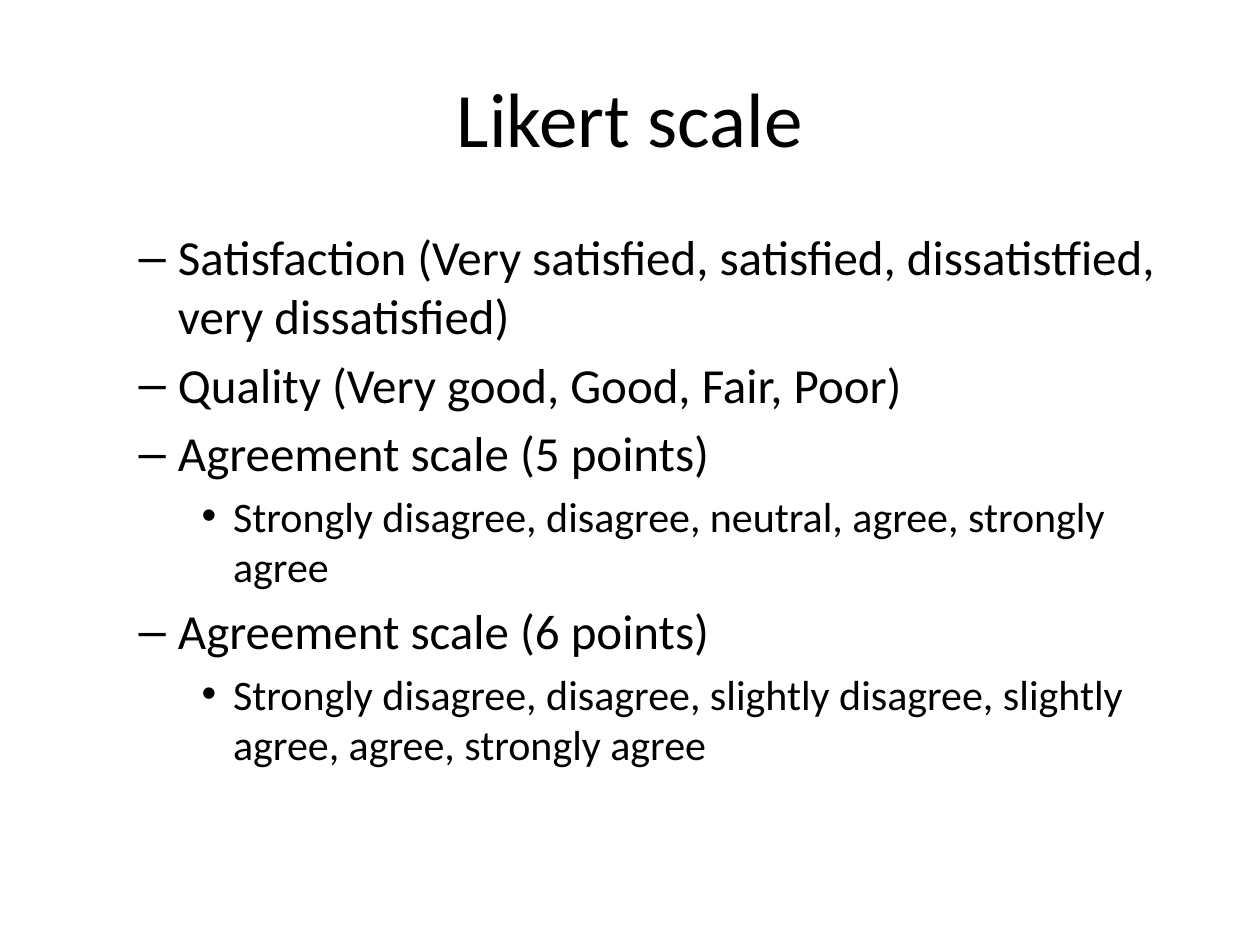
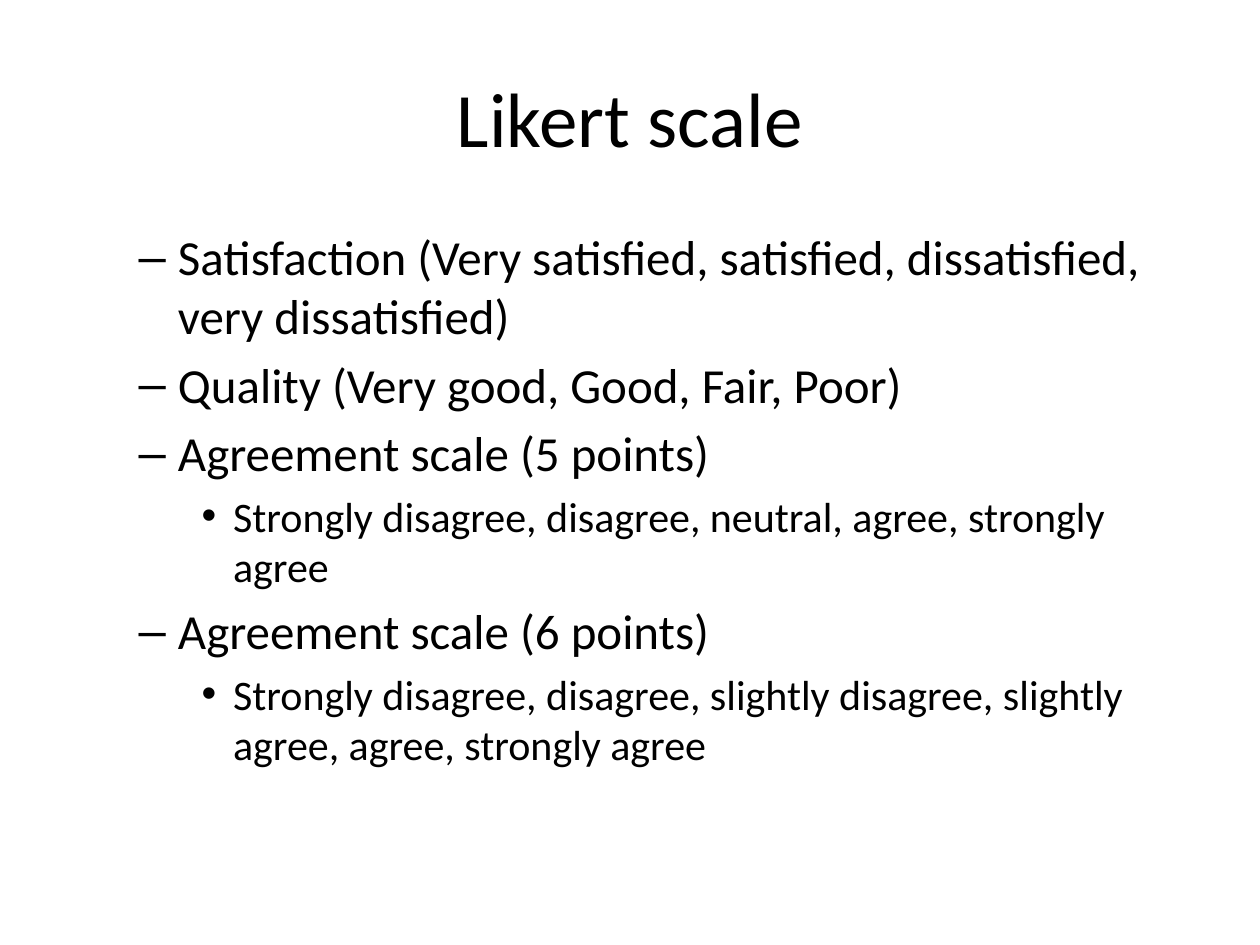
Before and after one commit to pmean/classes, a slide deck: slide 19 of clinical-research-methodology/results/video10-data-collection.pptx. Drawn at 1260x945 pixels with LibreOffice and Linux fonts; fonts in the diff are those of the drawing. Boxes give left, top, right and bottom in pixels: in the first picture for what was removed or moved away, otherwise in the second. Text is boxed around its words. In the diff, an @@ line names an element or a change of style, - is before the commit and + after.

Commit message:
Updated 5510-10 Powerpoint

```diff
--- a/clinical-research-methodology/results/video10-data-collection.pptx
+++ b/clinical-research-methodology/results/video10-data-collection.pptx
@@ text at box(178, 239, 1139, 342): text changed @@
-  – Satisfaction (Very satisfied, satisfied, dissatistfied, very dissatisfied)
+  – Satisfaction (Very satisfied, satisfied, dissatisfied, very dissatisfied)
```
Also in this commit, not shown: 5 other slides changed, 4 slides added, 1 other file.
